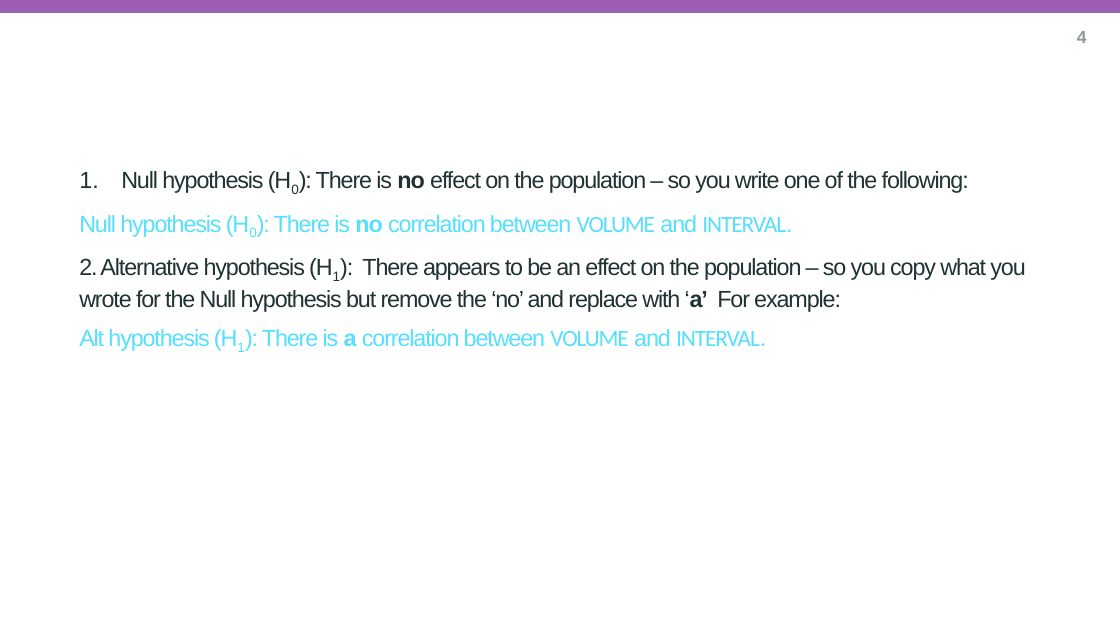
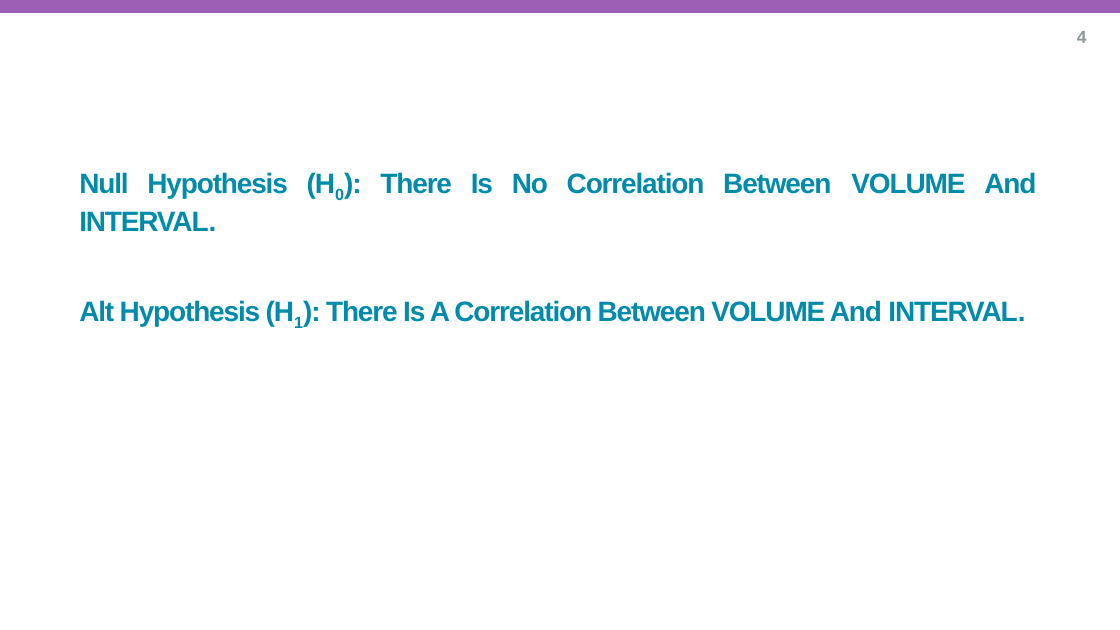
Before and after one commit to aa24abf/A246_7COM1079, a slide deck: slide 6 of reseach_question_presentation_template.pptx. Drawn at 1120x630 pixels with LibreOffice and Linux fonts; fonts in the diff are those of the drawing; background and template pictures are left out. Boxes give left, top, right and bottom in pixels: in the first picture for what was removed or moved away, otherwise in the second. Text is boxed around its words. In the diff, an @@ line names an element or a change of style, - is before the commit and + after.

```diff
--- a/reseach_question_presentation_template.pptx
+++ b/reseach_question_presentation_template.pptx
@@ subtitle at [79, 172, 1036, 327]: text changed; size 20 to 24 pt; text colour #203232 to #008BAB; bold on @@
-1. Null hypothesis (H0): There is no effect on the population – so you write one of the following:
-Null hypothesis (H0): There is no correlation between VOLUME and INTERVAL.
-2. Alternative hypothesis (H1): There appears to be an effect on the population – so you copy what you wrote for the Null hypothesis but remove the ‘no’ and replace with ‘a’ For example:
-Alt hypothesis (H1): There is a correlation between VOLUME and INTERVAL.
+Null Hypothesis (H0): There Is No Correlation Between VOLUME And INTERVAL.
+Alt Hypothesis (H1): There Is A Correlation Between VOLUME And INTERVAL.
```
Also in this commit, not shown: 1 other slide changed, 1 slide added, 1 slide removed, 3 other files.
